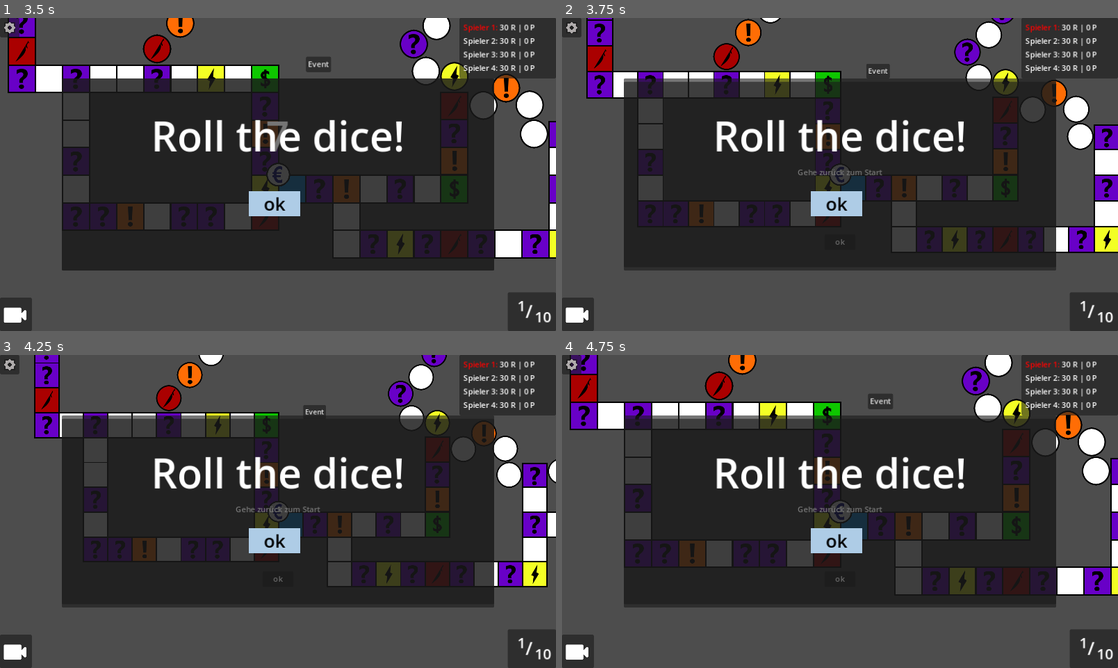
Above: before the commit, frames 1-4 (two rows, left to right).
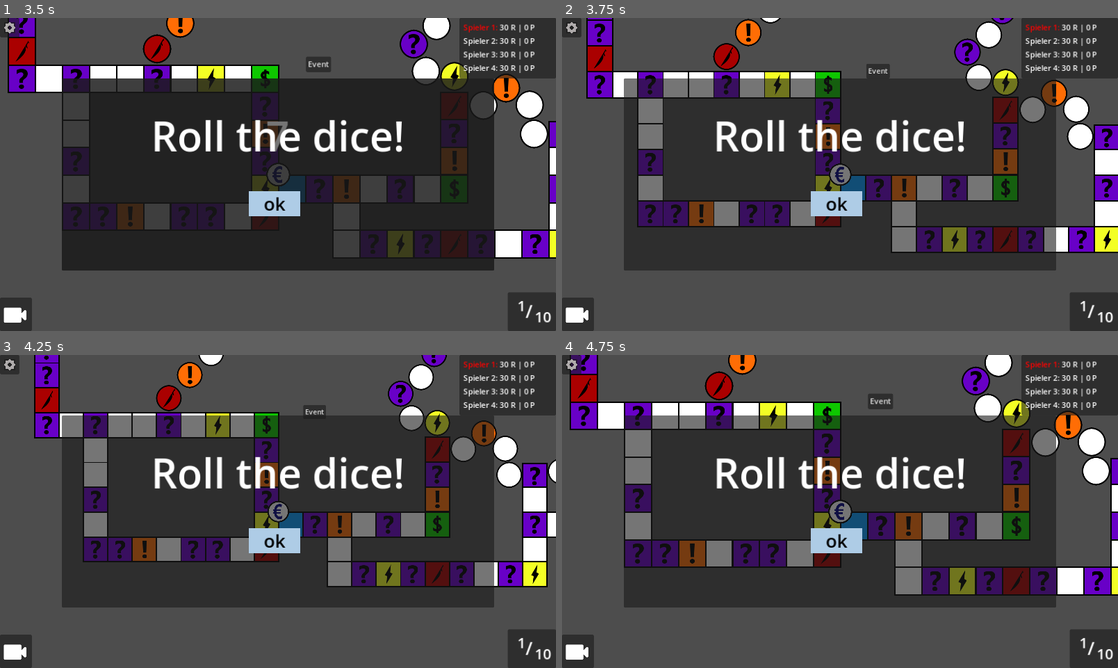
Above: after the commit, the same moments.

Repository: hfxbse/mparty
Game: Godot game, scene res://main/main.tscn
Same seed, same stepped clock (60 frames per second), same inputs: the game is played once before the commit and once after it.
Inputs (mouse positions are in pixels of both pictures, inside the frame that each line leads up to):
- Up to frame 1 (3.5 s): click "Event" at 0.5 s; click "Würfeln!" at 1.25 s; click "ok" at 2 s; click "ok" at 2.75 s
- Up to frame 2 (3.75 s): click (578, 315) at 3.5 s
- Up to frame 3 (4.25 s): no input
- Up to frame 4 (4.75 s): click (578, 652) at 4.25 s

Frame 1 is identical in both runs. In frame 2, 12% of the frame differs, in the area x 11-89%, y 20-75%; in frame 3, 12%; in frame 4, 12%, in the area x 11-89%, y 20-77%.
Error after the commit: Invalid call. Nonexistent function 'teleport' in base 'Nil'. (res://actions_field/action_results.gd:55)

Commit message:
Replace if-else with array

Diff:
--- a/actions_field/action_results.gd
+++ b/actions_field/action_results.gd
@@ -16,64 +16,61 @@
 
 func display(player: Player, dice_value):
 	self.player = player
-	var result = ""
+	var result_array = [swap, swap, roll_again, roll_again, go_back, go_back, go_to_start, go_to_start, roll_again, roll_again, reduce_patents, increase_patents]
+	var result = result_array[dice_value-1]
 
-	if dice_value <= 2:
-		result = "Spielertausch nach Wahl"
-		action = swap
-	elif dice_value <= 4:
-		result = "Nochmal würfeln"
-		action = roll_again
-	elif dice_value <= 6:
-		result = "Alle bewegen sich zurück"
-		action = go_back
-	elif dice_value <= 8:
-		result = "Gehe zurück zum Start"
-		action = go_to_start
-	elif dice_value <= 10:
-		result = "Nochmal würfeln"
-		action = roll_again
-	elif dice_value == 11:
-		result = "Alle Patente verlieren um 10% an Wert"
-		action = reduce_patents
-	elif dice_value == 12:
-		result = "Alle Patente gewinnen um 10% an Wert"
-		action = increase_patents
-
-	label.set_text(result)
+	label.set_text(result["text"])
+	action = result["action"]
 	visible = true
 
 	return finished
 
-
-func swap():
-	var target = await get_target()
-	player.swap_with(target)
+var swap = {
+	"text": "Spielertausch nach Wahl",
+	"action": func():
+		var target = await get_target()
+		await player.swap_with(target)
+}
 
 
-func roll_again():
-	State.roll_again(player)
+var roll_again = {
+	"text": "Nochmal würfeln",
+	"action": func():
+		State.roll_again(player)
+}
 
 
-func go_back():
-	var dice_menu = preload("res://dice/dice.tscn").instantiate()
-	add_child(dice_menu)
-	var dice_value = await dice_menu.dice_number
-	remove_child(dice_menu)
 
-	State.all_move_back(dice_value)
+var go_back = {
+	"text": "Alle bewegen sich zurück",
+	"action": func():
+		var dice_menu = preload("res://dice/dice.tscn").instantiate()
+		add_child(dice_menu)
+		var dice_value = await dice_menu.dice_number
+		remove_child(dice_menu)
+		await State.all_move_back(dice_value)
+}
 
 
-func go_to_start():
-	player.teleport(State.start)
+var go_to_start = {
+	"text": "Gehe zurück zum Start",
+	"action":
+		await player.teleport(State.start)
+}
 
 
-func reduce_patents():
-	State.all_change_patente(0.9)
+var reduce_patents = {
+	"text": "Alle Patente verlieren um 10% an Wert",
+	"action":
+		State.all_change_patente(0.9)
+}
 
 
-func increase_patents():
-	State.all_change_patente(1.1)
+var increase_patents = {
+	"text": "Alle Patente gewinnen um 10% an Wert",
+	"action":
+		State.all_change_patente(1.1)
+}
 
 
 func get_target():
